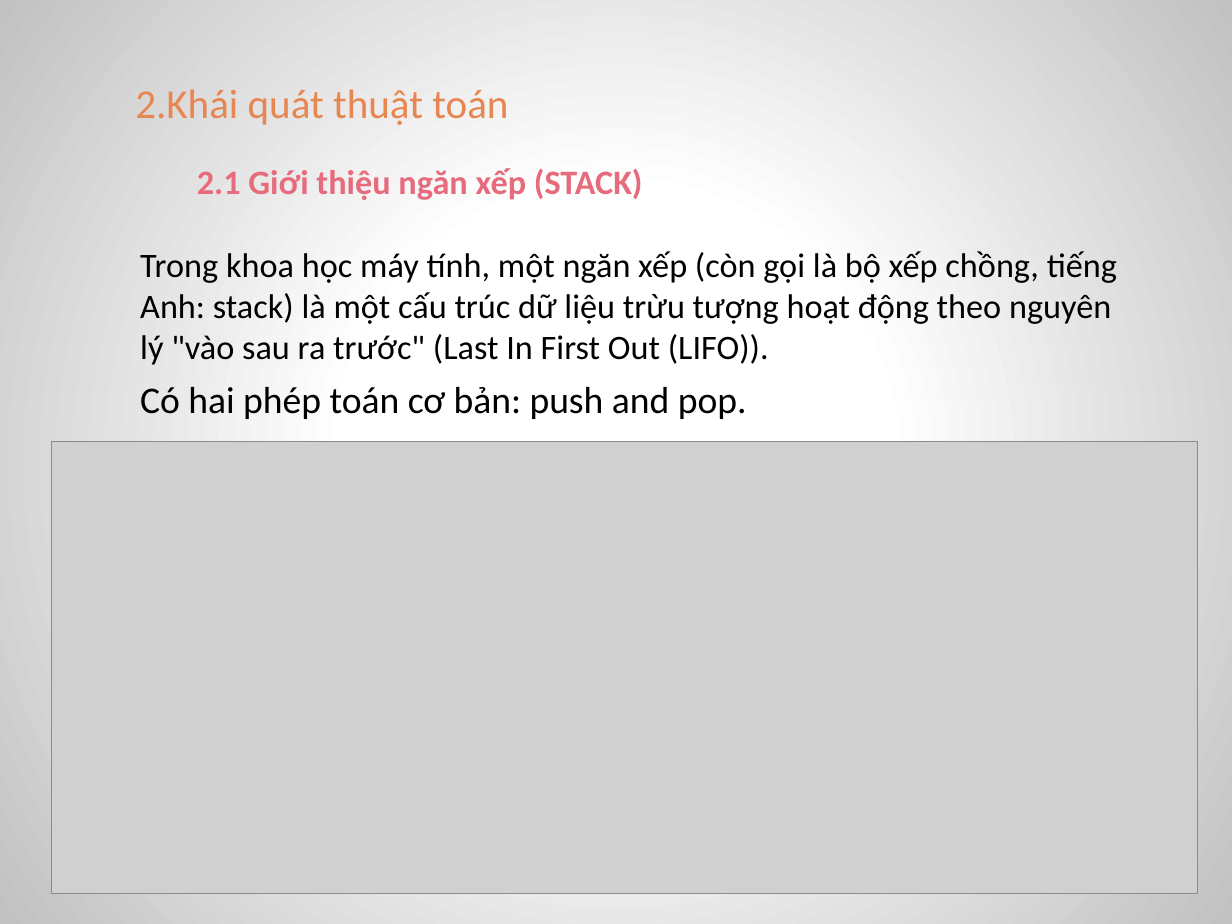
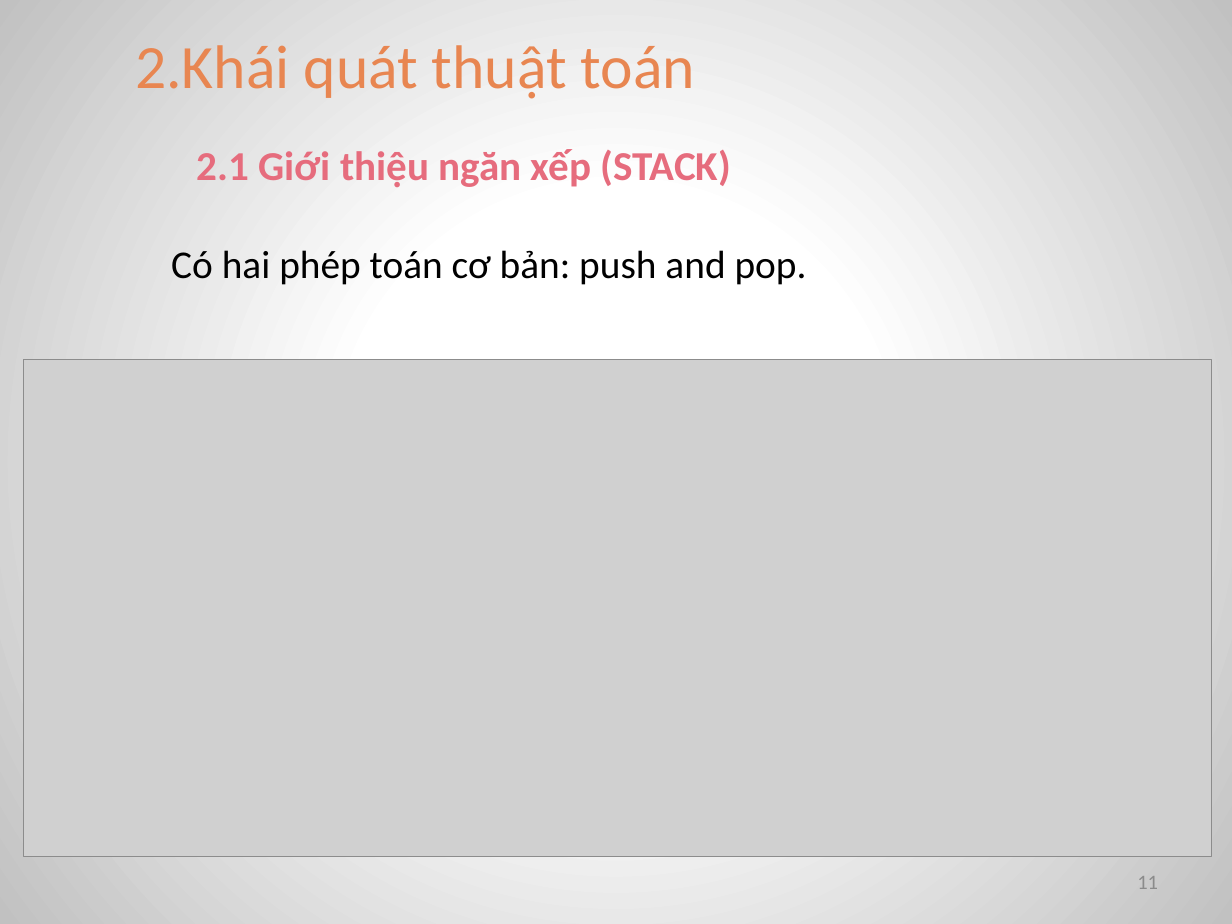
Before and after one commit to MrXiX/CARO-2-NGUOI, a slide deck: slide 11 of doancarohki1819.pptx (slide 10 before the commit). Drawn at 1232x924 pixels with LibreOffice and Linux fonts; fonts in the diff are those of the drawing; grey boxes stand for pictures. Boxes give left, top, right and bottom in pixels: in the first picture for what was removed or moved away, otherwise in the second. Text is boxed around its words. In the diff, an @@ line names an element or a change of style, - is before the commit and + after.

```diff
--- a/doancarohki1819.pptx
+++ b/doancarohki1819.pptx
@@ text "2.Khái quát thuật toán": place and size @@
-text "2.Khái quát thuật toán" at [135,89,508,125]
+text "2.Khái quát thuật toán" at [135,45,695,99]
@@ text "2.Khái quát thuật toán" at [135,45,695,99]: size 24 to 36 pt @@
@@ text "2.1 Giới thiệu ngăn xếp ...": place and size @@
-text "2.1 Giới thiệu ngăn xếp ..." at [197,168,643,200]
+text "2.1 Giới thiệu ngăn xếp ..." at [197,149,731,187]
@@ text "2.1 Giới thiệu ngăn xếp ..." at [197,149,731,187]: size 20 to 24 pt @@
@@ text "Có hai phép toán cơ ...": place and size @@
-text "Có hai phép toán cơ ..." at [140,387,747,419]
+text "Có hai phép toán cơ ..." at [171,250,807,285]
@@ text "Có hai phép toán cơ ..." at [171,250,807,285]: size 22 to 23 pt @@
@@ text removed at [140,251,1117,365] @@
-Trong khoa học máy tính, một ngăn xếp (còn gọi là bộ xếp chồng, tiếng Anh: stack) là một cấu trúc dữ liệu trừu tượng hoạt động theo nguyên lý "vào sau ra trước" (Last In First Out (LIFO)).
@@ picture: place and size @@
-picture at [52,441,1199,893]
+picture at [23,360,1211,856]
@@ page number added at [1137,876,1158,889], 12 pt, text #8C8C8C @@
+11
```
Also in this commit, not shown: 22 other slides changed, 5 slides added, 3 slides removed, 8 other files.
